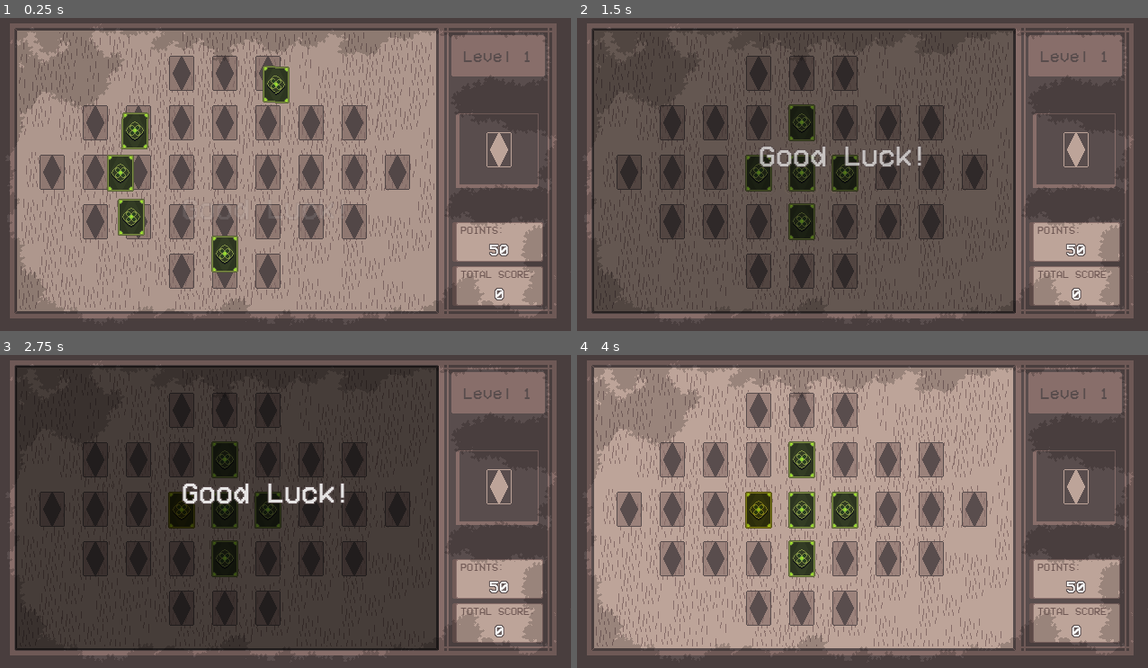
Above: before the commit, frames 1-4 (two rows, left to right).
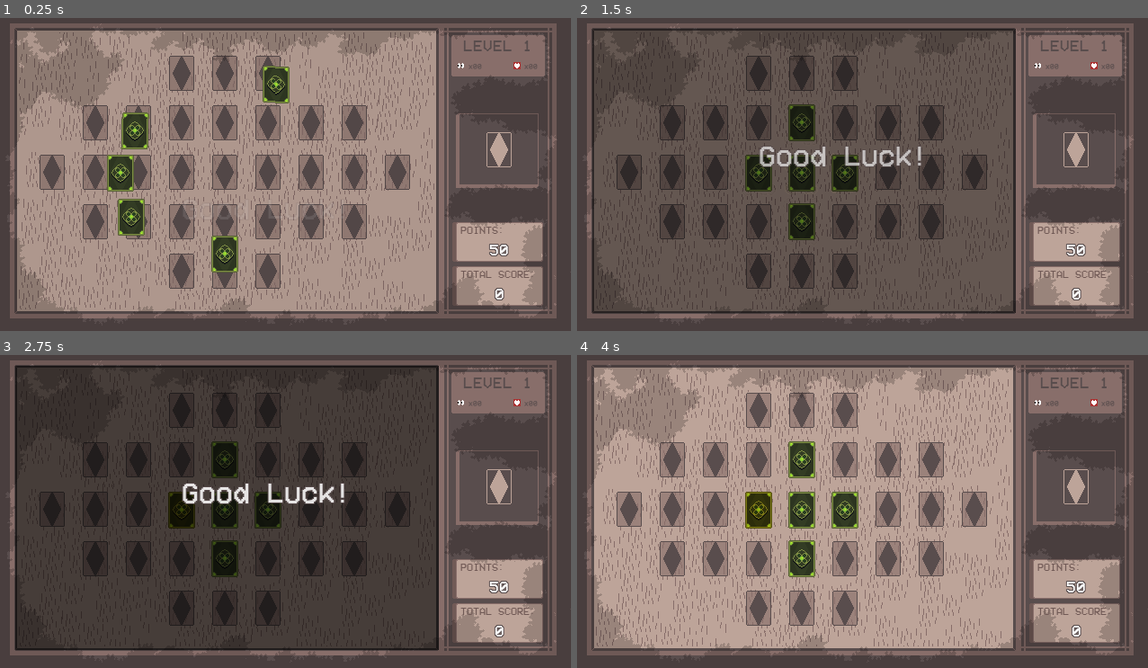
Above: after the commit, the same moments.

Repository: guilhermesgb/lonely-memory-game
Game: Godot game, scene res://Game.tscn
Two runs of this game, one before a commit and one after it. Both use one fixed random seed, a clock stepped at 60 frames per second and the inputs below.
Inputs (mouse positions are in pixels of both pictures, inside the frame that each line leads up to):
- Up to frame 1 (0.25 s): no input
- Up to frame 2 (1.5 s): move the mouse to (988, 152) at 0.52 s; click (988, 152) at 0.67 s; drag from (742, 187) to (833, 233) at 1.27 s
- Up to frame 3 (2.75 s): move the mouse to (342, 436) at 2.02 s; click (342, 436) at 2.17 s
- Up to frame 4 (4 s): tap Enter at 2.75 s; drag from (833, 570) to (685, 458) at 2.77 s; move the mouse to (1033, 555) at 3.52 s; click (1033, 555) at 3.67 s

The runs differ from the first frame. In frame 1, 0.3% of the frame differs, in the area x 80-95%, y 7-17%; in frame 2, 0.3%; in frame 3, 0.3%; in frame 4, 0.3%.

Commit message:
Add HUD for showing number of peeks available

Diff:
--- a/Board.gd
+++ b/Board.gd
@@ -4,6 +4,7 @@
 
 signal preparation_done
 signal earnable_points_updated(points)
+signal peek_count_updated(count)
 signal player_won(points)
 signal player_lost()
 
@@ -165,6 +166,7 @@
 		assign_types_to_cards()
 		emit_signal("preparation_done")
 		emit_signal("earnable_points_updated", earnablePoints)
+		emit_signal("peek_count_updated", earnedPeeksCount)
 
 func prepare_win_slot():
 	get_win_slot().connect("slot_occupied", self, "_on_win_slot_occupied")
@@ -231,8 +233,6 @@
 			if not unblock_cards_for_selection(cards):
 				win_with_remaining_card(remainingCards[0])
 
-	print("current state: charger=> " + String(successiveNoPairRevealsCount) + ", earned peeks=> " + String(earnedPeeksCount))
-
 func update_selected_cards_for_reveal(card, selected):
 	if selected:
 		cardsSelectedForReveal.append(card)
@@ -264,6 +264,7 @@
 	if successiveNoPairRevealsCount == ceil(existingPairsCount / 2) and earnedPeeksCount < 3:
 		successiveNoPairRevealsCount = 0
 		earnedPeeksCount = earnedPeeksCount + 1
+		emit_signal("peek_count_updated", earnedPeeksCount)
 
 func clear_selected_cards_for_reveal(cards):
 	cardsSelectedForReveal.clear()
@@ -318,8 +319,6 @@
 
 			else:
 				cards[cardIndex].set_as_selectable(false)
-
-	print("x current state: charger=> " + String(successiveNoPairRevealsCount) + ", earned peeks=> " + String(earnedPeeksCount))
 
 func clear_selected_cards_for_win(cards):
 	for card in cards:
@@ -340,6 +339,7 @@
 	if earnedPeeksCount > 0:
 		earnedPeeksCount = earnedPeeksCount - 1
 		card.set_blocked_for_selection(true)
+		emit_signal("peek_count_updated", earnedPeeksCount)
 
 func _on_win_slot_occupied(card):
 	if cardSelectedForWin != null and card.name == cardSelectedForWin.name:
--- a/Card.gd
+++ b/Card.gd
@@ -118,6 +118,7 @@
 	set_state(CardState.BLOCKED_FOR_SELECTION)
 
 	if playAnimation:
+		animationPlayer.stop(true)
 		animationPlayer.play("RevealTemporarily")
 	plastic.set_texture(textureBack)
 
@@ -127,12 +128,14 @@
 func set_revealed_as_pair():
 	set_state(CardState.REVEALED_AS_PAIR)
 
+	animationPlayer.stop(true)
 	animationPlayer.play("RevealForever")
 	plastic.set_texture(textureFront)
 
 func set_winner_found():
 	set_state(CardState.WINNER_FOUND)
 
+	animationPlayer.stop(true)
 	animationPlayer.play("RevealForever")
 	plastic.set_texture(textureFront)
 
--- a/Game.gd
+++ b/Game.gd
@@ -5,6 +5,7 @@
 export(int) var CURRENT_LEVEL = 1
 
 onready var levelCount = $GuidelineRight/LevelContainer/LevelLabel
+onready var peeksCount = $GuidelineRight/CenterContainer/ItemsPanel/PeeksContainer/PeeksCount
 onready var earnablePoints = $GuidelineRight/PointsLabel/PointsContainer/Points
 onready var totalScore = $GuidelineRight/TotalScoreLabel/TotalScoreContainer/TotalScore
 onready var goodLuck = $LevelResultContainer/VBoxContainer/GoodLuck
@@ -48,10 +49,11 @@
 	boardContainer.add_child(board, true)
 
 	board.connect("earnable_points_updated", self, "_on_earnable_points_updated")
+	board.connect("peek_count_updated", self, "_on_peek_count_updated")
 	board.connect("player_won", self, "_on_player_beat_level")
 	board.connect("player_lost", self, "_on_player_lost_level")
 
-	levelCount.text = "Level " + String(CURRENT_LEVEL)
+	levelCount.text = "LEVEL " + String(CURRENT_LEVEL)
 	earnablePoints.text = String(board.get_total_earnable_points())
 
 func destroy_level():
@@ -68,6 +70,13 @@
 
 func _on_earnable_points_updated(points):
 	earnablePoints.text = String(points)
+
+func _on_peek_count_updated(count):
+	if count >= 10:
+		peeksCount.text = "x" + String(count)
+
+	else:
+		peeksCount.text = "x0" + String(count)
 
 func _on_player_beat_level(points):
 	goodLuck.visible = false
--- a/Game.tscn
+++ b/Game.tscn
@@ -1,7 +1,13 @@
-[gd_scene load_steps=9 format=2]
+[gd_scene load_steps=13 format=2]
 
 [ext_resource path="res://vcr_osd_mono.ttf" type="DynamicFontData" id=1]
 [ext_resource path="res://Game.gd" type="Script" id=3]
+[ext_resource path="res://icon_lives.png" type="Texture" id=4]
+[ext_resource path="res://icon_peeks.png" type="Texture" id=5]
+
+[sub_resource type="DynamicFont" id=3]
+size = 18
+font_data = ExtResource( 1 )
 
 [sub_resource type="DynamicFont" id=1]
 size = 12
@@ -13,8 +19,17 @@
 outline_color = Color( 0.34902, 0.301961, 0.301961, 1 )
 font_data = ExtResource( 1 )
 
-[sub_resource type="DynamicFont" id=3]
-size = 18
+[sub_resource type="DynamicFont" id=7]
+size = 8
+font_data = ExtResource( 1 )
+
+[sub_resource type="DynamicFont" id=8]
+font_data = ExtResource( 1 )
+
+[sub_resource type="DynamicFont" id=6]
+size = 32
+outline_size = 1
+outline_color = Color( 0.34902, 0.301961, 0.301961, 1 )
 font_data = ExtResource( 1 )
 
 [sub_resource type="Animation" id=4]
@@ -96,12 +111,6 @@
 "values": [ Color( 1, 1, 1, 0 ), Color( 1, 1, 1, 1 ) ]
 }
 
-[sub_resource type="DynamicFont" id=6]
-size = 32
-outline_size = 1
-outline_color = Color( 0.34902, 0.301961, 0.301961, 1 )
-font_data = ExtResource( 1 )
-
 [node name="Game" type="Node2D"]
 script = ExtResource( 3 )
 
@@ -125,6 +134,27 @@
 
 [node name="GuidelineRight" type="Position2D" parent="."]
 position = Vector2( 558.851, 0 )
+
+[node name="LevelContainer" type="CenterContainer" parent="GuidelineRight"]
+margin_left = -52.0
+margin_top = 30.0
+margin_right = 52.0
+margin_bottom = 53.0
+__meta__ = {
+"_edit_use_anchors_": false
+}
+
+[node name="LevelLabel" type="Label" parent="GuidelineRight/LevelContainer"]
+margin_left = 13.0
+margin_top = 3.0
+margin_right = 90.0
+margin_bottom = 19.0
+custom_fonts/font = SubResource( 3 )
+custom_colors/font_color = Color( 0.34902, 0.301961, 0.301961, 1 )
+text = "LEVEL 1"
+__meta__ = {
+"_edit_use_anchors_": false
+}
 
 [node name="PointsLabel" type="Label" parent="GuidelineRight"]
 margin_left = -42.1017
@@ -184,34 +214,85 @@
 custom_fonts/font = SubResource( 2 )
 text = "0"
 
-[node name="LevelContainer" type="CenterContainer" parent="GuidelineRight"]
+[node name="CenterContainer" type="CenterContainer" parent="GuidelineRight"]
 margin_left = -52.0
-margin_top = 30.0
+margin_top = 53.0
 margin_right = 52.0
 margin_bottom = 76.0
 __meta__ = {
 "_edit_use_anchors_": false
 }
 
-[node name="LevelLabel" type="Label" parent="GuidelineRight/LevelContainer"]
-margin_left = 13.0
-margin_top = 15.0
-margin_right = 90.0
-margin_bottom = 31.0
-custom_fonts/font = SubResource( 3 )
+[node name="ItemsPanel" type="HBoxContainer" parent="GuidelineRight/CenterContainer"]
+margin_left = 7.0
+margin_top = 4.0
+margin_right = 96.0
+margin_bottom = 19.0
+__meta__ = {
+"_edit_use_anchors_": false
+}
+
+[node name="PeeksContainer" type="HBoxContainer" parent="GuidelineRight/CenterContainer/ItemsPanel"]
+margin_right = 27.0
+margin_bottom = 15.0
+
+[node name="CenterContainer" type="CenterContainer" parent="GuidelineRight/CenterContainer/ItemsPanel/PeeksContainer"]
+margin_right = 8.0
+margin_bottom = 15.0
+
+[node name="PeeksIcon" type="TextureRect" parent="GuidelineRight/CenterContainer/ItemsPanel/PeeksContainer/CenterContainer"]
+margin_top = 3.0
+margin_right = 8.0
+margin_bottom = 11.0
+texture = ExtResource( 5 )
+
+[node name="PeeksCount" type="Label" parent="GuidelineRight/CenterContainer/ItemsPanel/PeeksContainer"]
+margin_left = 12.0
+margin_top = 3.0
+margin_right = 27.0
+margin_bottom = 11.0
+custom_fonts/font = SubResource( 7 )
 custom_colors/font_color = Color( 0.34902, 0.301961, 0.301961, 1 )
-text = "LEVEL 1"
-__meta__ = {
-"_edit_use_anchors_": false
-}
+text = "x00"
+
+[node name="MarginContainer" type="Label" parent="GuidelineRight/CenterContainer/ItemsPanel"]
+margin_left = 31.0
+margin_right = 58.0
+margin_bottom = 15.0
+custom_fonts/font = SubResource( 8 )
+custom_colors/font_color = Color( 0.533333, 0.431373, 0.415686, 1 )
+text = "---"
+
+[node name="LivesContainer" type="HBoxContainer" parent="GuidelineRight/CenterContainer/ItemsPanel"]
+margin_left = 62.0
+margin_right = 89.0
+margin_bottom = 15.0
+grow_horizontal = 0
+grow_vertical = 0
+alignment = 2
+
+[node name="CenterContainer" type="CenterContainer" parent="GuidelineRight/CenterContainer/ItemsPanel/LivesContainer"]
+margin_right = 8.0
+margin_bottom = 15.0
+
+[node name="LivesIcon" type="TextureRect" parent="GuidelineRight/CenterContainer/ItemsPanel/LivesContainer/CenterContainer"]
+margin_top = 3.0
+margin_right = 8.0
+margin_bottom = 11.0
+texture = ExtResource( 4 )
+
+[node name="LivesCount" type="Label" parent="GuidelineRight/CenterContainer/ItemsPanel/LivesContainer"]
+margin_left = 12.0
+margin_top = 3.0
+margin_right = 27.0
+margin_bottom = 11.0
+custom_fonts/font = SubResource( 7 )
+custom_colors/font_color = Color( 0.34902, 0.301961, 0.301961, 1 )
+text = "x00"
 
 [node name="NextLevelTimer" type="Timer" parent="."]
 wait_time = 4.0
 one_shot = true
-
-[node name="AnimationPlayer" type="AnimationPlayer" parent="."]
-anims/HideResult = SubResource( 4 )
-anims/ShowResult = SubResource( 5 )
 
 [node name="LevelResultContainer" type="CenterContainer" parent="."]
 margin_right = 641.0
@@ -260,6 +341,10 @@
 [node name="BeginGameTimer" type="Timer" parent="."]
 wait_time = 3.0
 one_shot = true
+
+[node name="AnimationPlayer" type="AnimationPlayer" parent="."]
+anims/HideResult = SubResource( 4 )
+anims/ShowResult = SubResource( 5 )
 [connection signal="timeout" from="NextLevelTimer" to="." method="_on_NextLevelTimer_timeout"]
 [connection signal="pressed" from="LevelResultContainer/VBoxContainer/RetryButton" to="." method="_on_RetryButton_pressed"]
 [connection signal="timeout" from="BeginGameTimer" to="." method="_on_BeginGameTimer_timeout"]
--- a/project.godot
+++ b/project.godot
@@ -24,7 +24,7 @@
 window/size/width=640
 window/size/height=360
 window/stretch/mode="2d"
-window/stretch/aspect="expand"
+window/stretch/aspect="keep_height"
 
 [input_devices]
 
Binary file added: icon_lives.png
Not shown, added: icon_lives.png.import
Binary file added: icon_peeks.png
Not shown, added: icon_peeks.png.import
Binary file removed: icons.png
Not shown, removed: icons.png.import
Not shown, added: jazz.mp3
